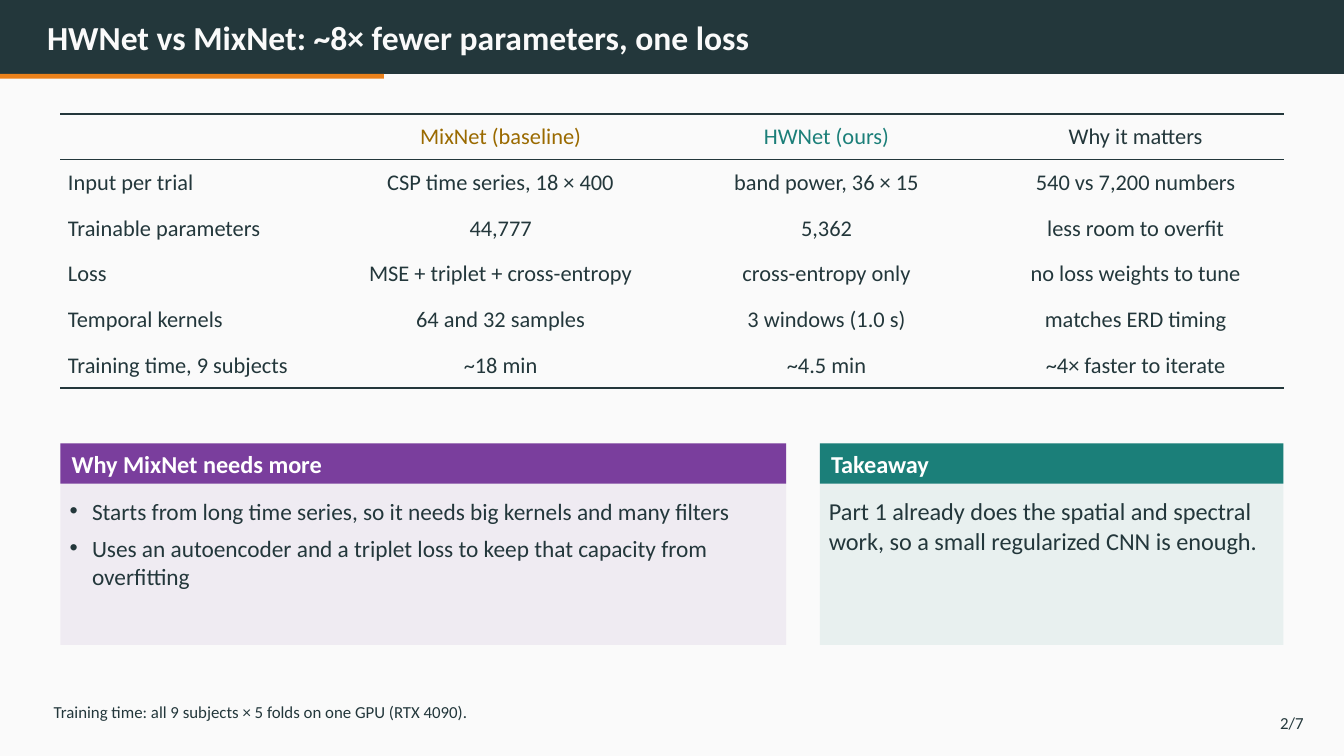
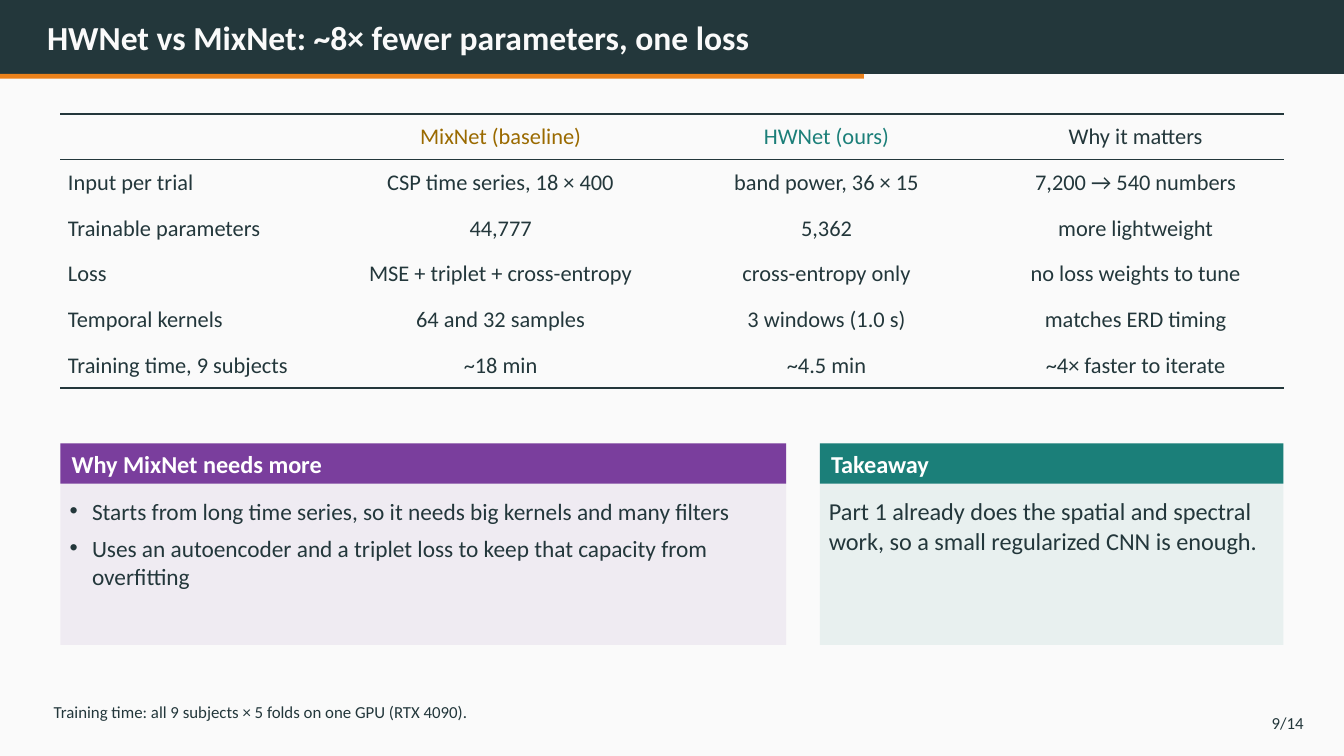
Before and after one commit to pratch/frontier-hw-bci, a slide deck: slide 9 of docs/final_slides/HWNet_Final_Presentation.pptx. Drawn at 1344x756 pixels with LibreOffice and Linux fonts; fonts in the diff are those of the drawing. Boxes give left, top, right and bottom in pixels: in the first picture for what was removed or moved away, otherwise in the second. Text is boxed around its words. In the diff, an @@ line names an element or a change of style, - is before the commit and + after.

```diff
--- a/docs/final_slides/HWNet_Final_Presentation.pptx
+++ b/docs/final_slides/HWNet_Final_Presentation.pptx
@@ rectangle: place and size @@
-rectangle at bbox=[0, 74, 384, 79]
+rectangle at bbox=[0, 74, 864, 79]
@@ table at bbox=[60, 114, 1284, 381] @@
-row 2, column 4: 540 vs 7,200 numbers
+row 2, column 4: 7,200 → 540 numbers
-row 3, column 4: less room to overfit
+row 3, column 4: more lightweight
@@ text at bbox=[1272, 717, 1304, 730]: text changed @@
-2/7
+9/14
```
Also in this commit, not shown: 12 other slides changed.
